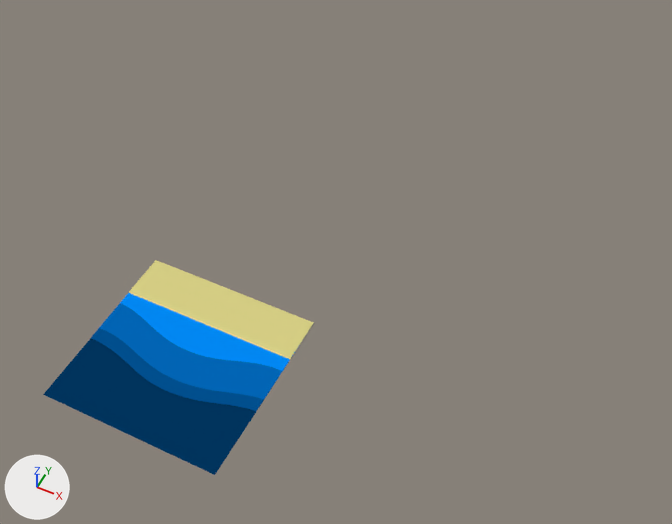
Before and after pictures for a commit that changed the Blender file src/img/Water_01.blend.
One viewpoint serves both versions: a 50 mm lens placed at (7.88, -8.72, 15.59), pointed at (1.48, 4.09, -0.42). The axes (+X, +Y, +Z) are drawn at lower left. The lights are the same throughout.
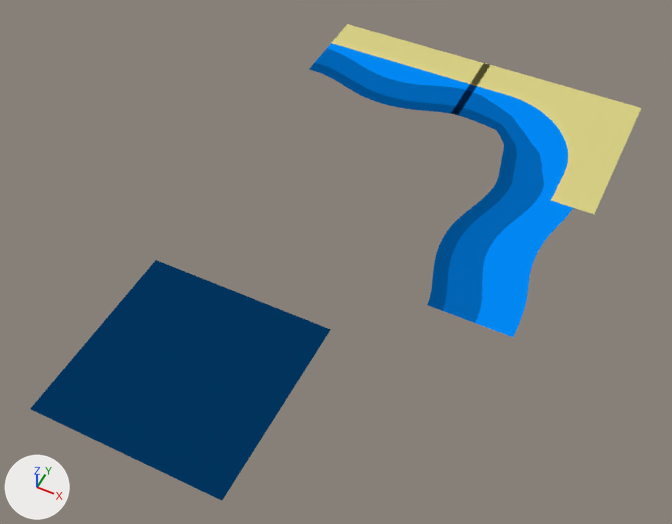
Commit message: add border to the water tiles

What changed in the scene script:
```text
Change me_plane_006:
    where me_plane_006.from_pydata(...)  # 6 vertices, 2 faces; spans x -2.0..2.0, y 0.87..2.0, z -0.03..0.0
    used by ob_plane_003; parent = ob_emptyrotate; location = (0.0, 0.0, 0.0)
    verts and faces of me_plane_006; kept vertices keep their numbers, new ones are numbered from 6
    me_plane_006 part 1
    add delete_vertices([*range(0, 6)])  # with the faces that use them
    add verts[6] = (-2.0, 1.9, 0.0)  # pixel (347, 23)
    add verts[7] = (2.0, 1.9, 0.0)  # pixel (490, 64)
    add verts[8] = (-2.0, 0.94, 0.0)  # pixel (331, 43)
    add verts[9] = (2.0, 0.94, 0.0)  # pixel (476, 86)
    add faces += [(6, 8, 9, 7)]
Change ob_plane_000:
    ob_plane_000.parent: ob_emptyrotate -> ob_emptyside
    add ob_plane_000.matrix_parent_inverse = Matrix(((1.0, 0.0, 0.0, -0.1), (0.0, 1.0, 0.0, 0.1), (0.0, 0.0, 1.0, 0.0), (0.0, 0.0, 0.0, 1.0)))
    ob_plane_000.location: (0.0, -0.587, -0.016) -> (0.1, -0.647, -0.002)
    ob_plane_000.scale: (1.0, 1.51, 1.0) -> (1.1, 1.74, 1.05)
Change ob_plane_003:
    ob_plane_003.parent: ob_emptyrotate -> ob_emptyside
    add ob_plane_003.matrix_parent_inverse = Matrix(((1.0, 0.0, 0.0, -0.1), (0.0, 1.0, 0.0, 0.1), (0.0, 0.0, 1.0, 0.0), (0.0, 0.0, 0.0, 1.0)))
    ob_plane_003.location: (0.0, 0.0, 0.0) -> (0.1, 0.0, 0.0)
    ob_plane_003.scale: (1.0, 1.0, 1.0) -> (1.1, 1.1, 1.05)
Change ob_plane_002:
    ob_plane_002.location: (0.0, 0.0, -0.03) -> (0.2, -0.2, -0.004)
    ob_plane_002.scale: (1.0, 1.0, 1.0) -> (1.1, 1.1, 1.05)
Add ob_emptyside:
    ob_emptyside = bpy.data.objects.new('EmptySide', None)
    ob_emptyside.location = (0.0, 10.0, 0.0)
Add ob_plane_004:
    ob_plane_004 = bpy.data.objects.new('Plane.004', me_plane_008)  # 168 vertices, 140 faces; spans x -2.0..2.0, y -0.08..1.3, z 0.0; in mat_material_002 (blue #0267b8), mat_material_006 (blue #038af8), mat_material_007 (blue #025190)
    ob_plane_004.location = (3.64, 5.72, 0.0)
    ob_plane_004.rotation_euler = (0.0, 0.0, -1.571)  # degrees (0, 0, -90)
    ob_plane_004.scale = (1.1, 1.74, 1.05)
Add ob_plane_001:
    ob_plane_001 = bpy.data.objects.new('Plane.001', me_plane_001)  # 136 vertices, 112 faces; spans x -2.0..1.56, y -0.95..1.3, z 0.0; in mat_material_002 (blue #0267b8), mat_material_006 (blue #038af8), mat_material_007 (blue #025190)
    ob_plane_001.parent = ob_emptycorner
    ob_plane_001.location = (0.1, -0.647, -0.002)
    ob_plane_001.scale = (1.1, 1.74, 1.05)
Add ob_emptycorner:
    ob_emptycorner = bpy.data.objects.new('EmptyCorner', None)
    ob_emptycorner.location = (4.2, 10.0, 0.0)
Add ob_plane_006:
    ob_plane_006 = bpy.data.objects.new('Plane.006', me_plane_004)  # 17 vertices, 9 faces; spans x -2.0..2.0, y -2.0..2.0, z 0.0; in mat_sand (yellow #d9d186); modifiers SUBSURF
    ob_plane_006.parent = ob_emptycorner
    ob_plane_006.location = (0.2, -0.2, 0.0)
    ob_plane_006.scale = (1.1, 1.1, 1.05)
```

Location of each change, [x1, y1, x2, y2] in pixels of the pictures (672 x 524 px):
'Plane.002', moved, rescaled: before [43, 323, 314, 475]; after [30, 260, 331, 500]
'Plane.000', moved, rescaled (20% narrower, 39% shorter): before [91, 293, 299, 411]; after [310, 43, 476, 115]
'Plane.004', added (blue): after [427, 180, 573, 337]
    faces in mat_material_006 (blue #038af8): [475, 194, 573, 337]
    faces in mat_material_002 (blue #0267b8): [443, 184, 540, 323]
    faces in mat_material_007 (blue #025190): [427, 180, 511, 311]
'Plane.003', reshaped, moved, rescaled (15% narrower, 37% shorter): before [129, 260, 313, 359]; after [332, 24, 489, 86]
'Plane.006', added (yellow): after [470, 63, 641, 214]
'Plane.001', added (blue): after [451, 84, 568, 197]
    faces in mat_material_006 (blue #038af8): [466, 84, 568, 197]
    faces in mat_material_002 (blue #0267b8): [456, 90, 544, 194]
    faces in mat_material_007 (blue #025190): [451, 106, 517, 184]
